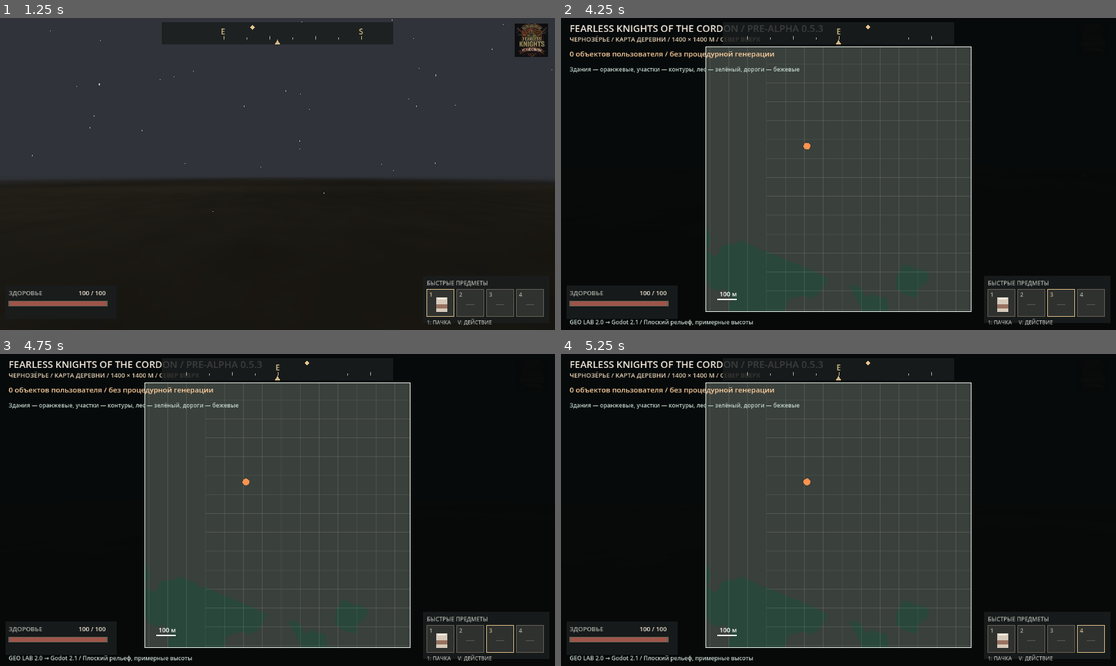
Above: before the commit, frames 1-4 (two rows, left to right).
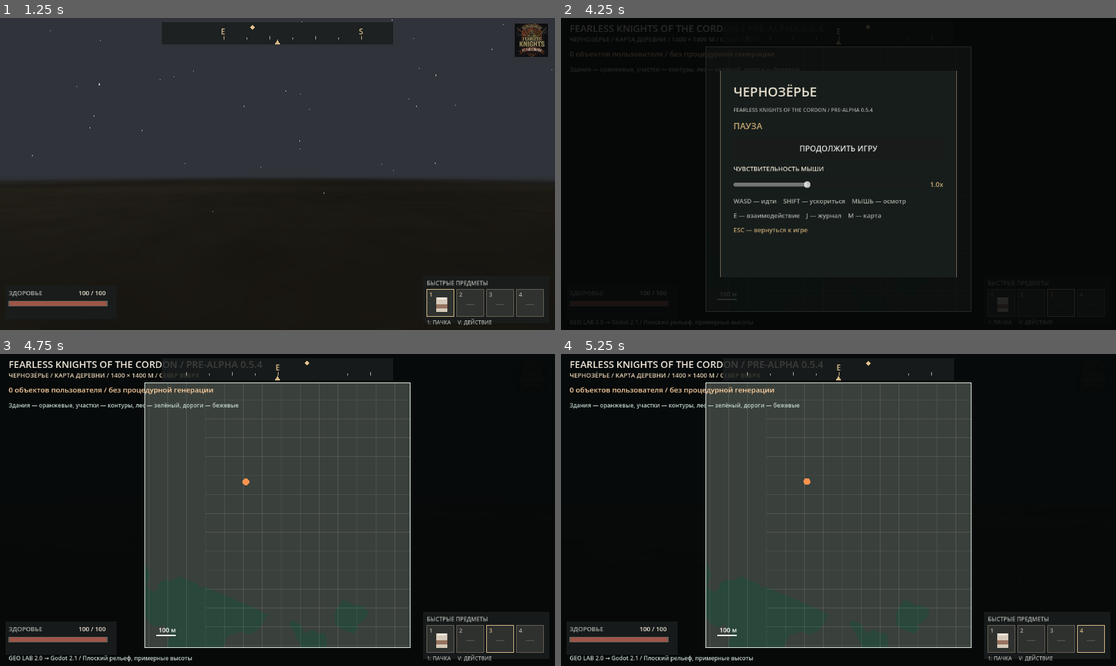
Above: after the commit, the same moments.

Repository: blacklambcult/chernozerye
Game: Godot game, scene res://main.tscn
The game is run twice, just before and just after one commit, with the same random seed, the same clock (stepped at 60 frames per second) and the same inputs.
Inputs (mouse positions are in pixels of both pictures, inside the frame that each line leads up to):
- Up to frame 1 (1.25 s): tap Enter at 0.5 s; move the mouse to (399, 158) at 0.52 s; hold D from 0.53 s (still down); tap E at 0.6 s; click (399, 158) at 0.67 s; tap Space at 0.77 s
- Up to frame 2 (4.25 s): tap Space at 1.25, 1.52, 2.75, 3.02, 3.77 s; move the mouse to (810, 174) at 1.27 s; release D at 1.28 s; hold W 1.28-2.03 s; tap M at 1.35 s; click (810, 174) at 1.42 s; tap E every 0.75 s from 1.55 to 3.8 s; tap Enter at 2, 3.5 s; move the mouse to (894, 105) at 2.02 s; hold D 2.03-2.78 s; tap 1 at 2.1 s; click (894, 105) at 2.17 s; move the mouse to (810, 236) at 2.77 s; hold W 2.78-3.53 s; tap 2 at 2.85 s; click (810, 236) at 2.92 s; move the mouse to (1005, 220) at 3.52 s; hold A from 3.53 s (still down); tap 3 at 3.6 s; click (1005, 220) at 3.67 s; tap Escape at 4.15 s
- Up to frame 3 (4.75 s): release A at 4.25 s; click (277, 485) at 4.25 s, where only the run after the commit has a clickable "ПРОДОЛЖИТЬ ИГРУ"
- Up to frame 4 (5.25 s): tap Space at 5 s; move the mouse to (672, 463) at 5.02 s; hold A from 5.03 s (still down); tap 4 at 5.1 s; click (672, 463) at 5.17 s

Frame 1 is identical in both runs. In frame 2, 44% of the frame differs, in the area x 1-98%, y 2-99%; in frame 3, less than 0.1%; in frame 4, less than 0.1%.

Commit message:
feat(0.5.4): add Esc pause menu with sensitivity controls and CI regression

Diff:
--- a/godot/live_map_v08.gd
+++ b/godot/live_map_v08.gd
@@ -165,7 +165,7 @@
         var p := Vector2(player.position.x, -player.position.z)
         if _in_view(p):
             draw_circle(_map_pos(p), 7.0, Color("#ff934e"))
-    _text(Vector2(18, 29), "FEARLESS KNIGHTS OF THE CORDON / PRE-ALPHA 0.5.3", Color("#f0e7db"), 20)
+    _text(Vector2(18, 29), "FEARLESS KNIGHTS OF THE CORDON / PRE-ALPHA 0.5.4", Color("#f0e7db"), 20)
     _text(Vector2(18, 49), "ЧЕРНОЗЁРЬЕ / КАРТА ДЕРЕВНИ / 1400 × 1400 М / СЕВЕР ВВЕРХ", Color("#e4d0b2"), 13)
     _text(Vector2(18, 80), str(manual_features.size()) + " объектов пользователя / без процедурной генерации", Color("#ffd1a1"), 15)
     _text(Vector2(18, 111), "Здания — оранжевые, участки — контуры, лес — зелёный, дороги — бежевые", Color("#bacdc5"), 12)
@@ -294,7 +294,7 @@
             var p := _map_pos(player_map_pos)
             draw_circle(p, 7.0, Color("#ff9149"))
             draw_arc(p, 9.0, 0.0, TAU, 24, Color("#191d1b"), 2.0)
-    _text(Vector2(18, 29), "FEARLESS KNIGHTS OF THE CORDON / PRE-ALPHA 0.5.3", Color("#f2ead8"), 20)
+    _text(Vector2(18, 29), "FEARLESS KNIGHTS OF THE CORDON / PRE-ALPHA 0.5.4", Color("#f2ead8"), 20)
     var map_scale := "КВАРТАЛ СЕКТОРА A / 300 x 300 м" if neighborhood_zoom else ("СЕКТОР A / 680 x 680 м" if sector_a_zoom else "2 x 2 km")
     _text(Vector2(18, 49), map_scale + "  |  N UP  |  M = close  |  H = toggle houses", Color("#c2cfc0"))
     var house_status := "УСЛОВНЫЕ ДОМА: ПОКАЗАНЫ" if show_houses else "УСЛОВНЫЕ ДОМА: СКРЫТЫ"
--- /dev/null
+++ b/godot/pause_overlay.gd
@@ -0,0 +1,138 @@
+extends CanvasLayer
+# In-game pause overlay: it owns Esc while the World remains paused.
+# No game progress is reset when returning from this panel.
+
+const INK := Color("#e7dfce")
+const MUTED := Color("#a7a9a2")
+const ACCENT := Color("#c7a774")
+const BASE_SENSITIVITY := 0.002
+
+var player: CharacterBody3D
+var backdrop: ColorRect
+var sensitivity_readout: Label
+var sensitivity_slider: HSlider
+var is_open := false
+var was_captured := false
+
+
+func _make_label(value: String, font_size: int, color: Color) -> Label:
+    var label := Label.new()
+    label.text = value
+    label.add_theme_font_size_override("font_size", font_size)
+    label.add_theme_color_override("font_color", color)
+    return label
+
+
+func _ready() -> void:
+    name = "PauseOverlay"
+    layer = 90
+    process_mode = Node.PROCESS_MODE_ALWAYS
+    player = get_parent() as CharacterBody3D
+    _build_ui()
+    print("PAUSE_OVERLAY_READY: esc=toggle world_pauses=true sensitivity=true")
+
+
+func _build_ui() -> void:
+    backdrop = ColorRect.new()
+    backdrop.name = "PauseBackdrop"
+    backdrop.set_anchors_and_offsets_preset(Control.PRESET_FULL_RECT)
+    backdrop.color = Color(0.025, 0.032, 0.031, 0.86)
+    backdrop.mouse_filter = Control.MOUSE_FILTER_STOP
+    add_child(backdrop)
+
+    var card := PanelContainer.new()
+    card.name = "PauseCard"
+    card.anchor_left = 0.5
+    card.anchor_top = 0.5
+    card.anchor_right = 0.5
+    card.anchor_bottom = 0.5
+    card.offset_left = -246
+    card.offset_top = -215
+    card.offset_right = 246
+    card.offset_bottom = 215
+    var border := StyleBoxFlat.new()
+    border.bg_color = Color("#171d1b")
+    border.border_color = Color("#716655")
+    border.set_border_width_all(1)
+    card.add_theme_stylebox_override("panel", border)
+    backdrop.add_child(card)
+
+    var margin := MarginContainer.new()
+    margin.add_theme_constant_override("margin_left", 27)
+    margin.add_theme_constant_override("margin_right", 27)
+    margin.add_theme_constant_override("margin_top", 24)
+    margin.add_theme_constant_override("margin_bottom", 24)
+    card.add_child(margin)
+
+    var items := VBoxContainer.new()
+    items.add_theme_constant_override("separation", 12)
+    margin.add_child(items)
+    items.add_child(_make_label("ЧЕРНОЗЁРЬЕ", 27, INK))
+    items.add_child(_make_label("FEARLESS KNIGHTS OF THE CORDON / PRE-ALPHA 0.5.4", 11, MUTED))
+    items.add_child(_make_label("ПАУЗА", 18, ACCENT))
+
+    var resume := Button.new()
+    resume.name = "ResumeButton"
+    resume.text = "ПРОДОЛЖИТЬ ИГРУ"
+    resume.custom_minimum_size = Vector2(0, 43)
+    resume.pressed.connect(close_pause)
+    items.add_child(resume)
+
+    items.add_child(_make_label("ЧУВСТВИТЕЛЬНОСТЬ МЫШИ", 13, INK))
+    var sensitivity_row := HBoxContainer.new()
+    sensitivity_row.add_theme_constant_override("separation", 13)
+    items.add_child(sensitivity_row)
+    sensitivity_slider = HSlider.new()
+    sensitivity_slider.name = "SensitivitySlider"
+    sensitivity_slider.min_value = 0.5
+    sensitivity_slider.max_value = 1.8
+    sensitivity_slider.step = 0.1
+    sensitivity_slider.value = 1.0
+    sensitivity_slider.size_flags_horizontal = Control.SIZE_EXPAND_FILL
+    sensitivity_slider.custom_minimum_size = Vector2(240, 25)
+    sensitivity_row.add_child(sensitivity_slider)
+    sensitivity_readout = _make_label("1.0x", 14, ACCENT)
+    sensitivity_row.add_child(sensitivity_readout)
+    sensitivity_slider.value_changed.connect(_on_sensitivity_changed)
+
+    items.add_child(_make_label("WASD — идти    SHIFT — ускориться    МЫШЬ — осмотр", 13, MUTED))
+    items.add_child(_make_label("E — взаимодействие    J — журнал    M — карта", 13, MUTED))
+    items.add_child(_make_label("ESC — вернуться к игре", 13, ACCENT))
+    backdrop.visible = false
+
+
+func _on_sensitivity_changed(multiplier: float) -> void:
+    if player != null:
+        player.set("mouse_sensitivity", BASE_SENSITIVITY * multiplier)
+    if sensitivity_readout != null:
+        sensitivity_readout.text = "%.1fx" % multiplier
+
+
+func open_pause() -> void:
+    if is_open or get_tree().paused:
+        return
+    was_captured = Input.mouse_mode == Input.MOUSE_MODE_CAPTURED
+    is_open = true
+    backdrop.visible = true
+    Input.mouse_mode = Input.MOUSE_MODE_VISIBLE
+    get_tree().paused = true
+
+
+func close_pause() -> void:
+    if not is_open:
+        return
+    get_tree().paused = false
+    backdrop.visible = false
+    is_open = false
+    Input.mouse_mode = (Input.MOUSE_MODE_CAPTURED if was_captured
+        else Input.MOUSE_MODE_VISIBLE)
+
+
+func _input(event: InputEvent) -> void:
+    if event is InputEventKey and event.pressed and not event.echo:
+        if event.keycode == KEY_ESCAPE or event.physical_keycode == KEY_ESCAPE:
+            if is_open:
+                close_pause()
+            else:
+                open_pause()
+            get_viewport().set_input_as_handled()
--- /dev/null
+++ b/godot/pause_regression.gd
@@ -0,0 +1,51 @@
+extends SceneTree
+# Headless regression: Esc overlay must freeze and unfreeze the same game world.
+
+func _fail(message: String) -> void:
+    paused = false
+    push_error("PAUSE_REGRESSION_FAILED: " + message)
+    quit(1)
+
+
+func _initialize() -> void:
+    call_deferred("_run")
+
+
+func _run() -> void:
+    var actor := CharacterBody3D.new()
+    actor.name = "Player"
+    actor.set_script(load("res://player.gd"))
+    get_root().add_child(actor)
+    var overlay := actor.get_node_or_null("PauseOverlay") as CanvasLayer
+    if overlay == null or overlay.process_mode != Node.PROCESS_MODE_ALWAYS:
+        _fail("pause overlay missing or stops processing when game freezes")
+        return
+    var curtain := overlay.get_node_or_null("PauseBackdrop") as ColorRect
+    var slider := overlay.get_node_or_null("PauseBackdrop/PauseCard/MarginContainer/VBoxContainer/SensitivitySlider") as HSlider
+    # The slider is inside a horizontal row; verify its existence by searching
+    # through the actual UI tree instead of relying on a fragile absolute path.
+    slider = overlay.find_child("SensitivitySlider", true, false) as HSlider
+    if curtain == null or slider == null or curtain.visible:
+        _fail("pause UI starts visible or is incomplete")
+        return
+    overlay.call("open_pause")
+    if not paused or not curtain.visible or not bool(overlay.get("is_open")):
+        _fail("opening pause does not freeze and show the panel")
+        return
+    overlay.call("open_pause")
+    if not paused:
+        _fail("repeat pause open toggled the game back on")
+        return
+    slider.value = 1.5
+    if absf(float(actor.get("mouse_sensitivity")) - 0.003) > 0.00001:
+        _fail("sensitivity slider does not reach player look controls")
+        return
+    overlay.call("close_pause")
+    if paused or curtain.visible or bool(overlay.get("is_open")):
+        _fail("resume did not restore world updates")
+        return
+    if absf(float(actor.get("mouse_sensitivity")) - 0.003) > 0.00001:
+        _fail("resume reset the sensitivity adjustment")
+        return
+    print("PAUSE_REGRESSION_OK: freeze=true resume=true sensitivity=1.5x persistent_in_session=true")
+    quit(0)
--- a/godot/player.gd
+++ b/godot/player.gd
@@ -13,6 +13,7 @@
 var pressed := {"w": false, "a": false, "s": false, "d": false, "m": false}
 var map_open := false
 var controls_locked := false
+var mouse_sensitivity := MOUSE_SENS
 # Narrative character animation is isolated from player movement and stats.
 var _avatar: Node3D
 var _character_sequence: Node3D
@@ -64,6 +65,10 @@
     _character_sequence.name = "CharacterSmoking"
     _character_sequence.set_script(preload("res://character_smoking.gd"))
     camera.add_child(_character_sequence)
+    var pause_overlay := CanvasLayer.new()
+    pause_overlay.name = "PauseOverlay"
+    pause_overlay.set_script(preload("res://pause_overlay.gd"))
+    add_child(pause_overlay)
 
 func _start_character_sequence() -> bool:
     if _character_sequence == null:
@@ -90,8 +95,8 @@
         if Input.mouse_mode != Input.MOUSE_MODE_CAPTURED:
             Input.mouse_mode = Input.MOUSE_MODE_CAPTURED
     elif event is InputEventMouseMotion and Input.mouse_mode == Input.MOUSE_MODE_CAPTURED:
-        rotate_y(-event.relative.x * MOUSE_SENS)
-        camera.rotate_x(-event.relative.y * MOUSE_SENS)
+        rotate_y(-event.relative.x * mouse_sensitivity)
+        camera.rotate_x(-event.relative.y * mouse_sensitivity)
         camera.rotation.x = clampf(camera.rotation.x, -1.45, 1.45)
         last_event = "mouse movement"
     elif event is InputEventKey:
@@ -110,8 +115,6 @@
             _start_character_sequence()
         if key.pressed and not key.echo and (key.keycode == KEY_F3 or key.physical_keycode == KEY_F3):
             status_label.visible = not status_label.visible
-        if key.pressed and key.keycode == KEY_ESCAPE:
-            Input.mouse_mode = Input.MOUSE_MODE_VISIBLE
 
 func _movement_speed(sprinting: bool) -> float:
     return SPRINT_SPEED if sprinting else SPEED
--- a/godot/world.gd
+++ b/godot/world.gd
@@ -5,11 +5,11 @@
 const MAP_FILE := "res://world_data.json"
 const MANUAL_FILE := "res://manual_layout.json"
 const GAME_TITLE := "Fearless Knights of the Cordon"
-const GAME_STAGE := "Pre-Alpha 0.5.3"
+const GAME_STAGE := "Pre-Alpha 0.5.4"
 const MANUAL_CAMERA_NEAR := 0.16
 const MANUAL_CAMERA_FAR := 250.0
 const SEASON := "NOVEMBER"
-const GAME_HUD_TITLE := "FEARLESS KNIGHTS OF THE CORDON / PRE-ALPHA 0.5.3 · ЧЕРНОЗЁРЬЕ · 314 ОБЪЕКТОВ"
+const GAME_HUD_TITLE := "FEARLESS KNIGHTS OF THE CORDON / PRE-ALPHA 0.5.4 · ЧЕРНОЗЁРЬЕ · 314 ОБЪЕКТОВ"
 var manual_mode := false
 var manual_button: Button
 var _status_label: Label
Not shown, changed: docs/alpha-roadmap.md
